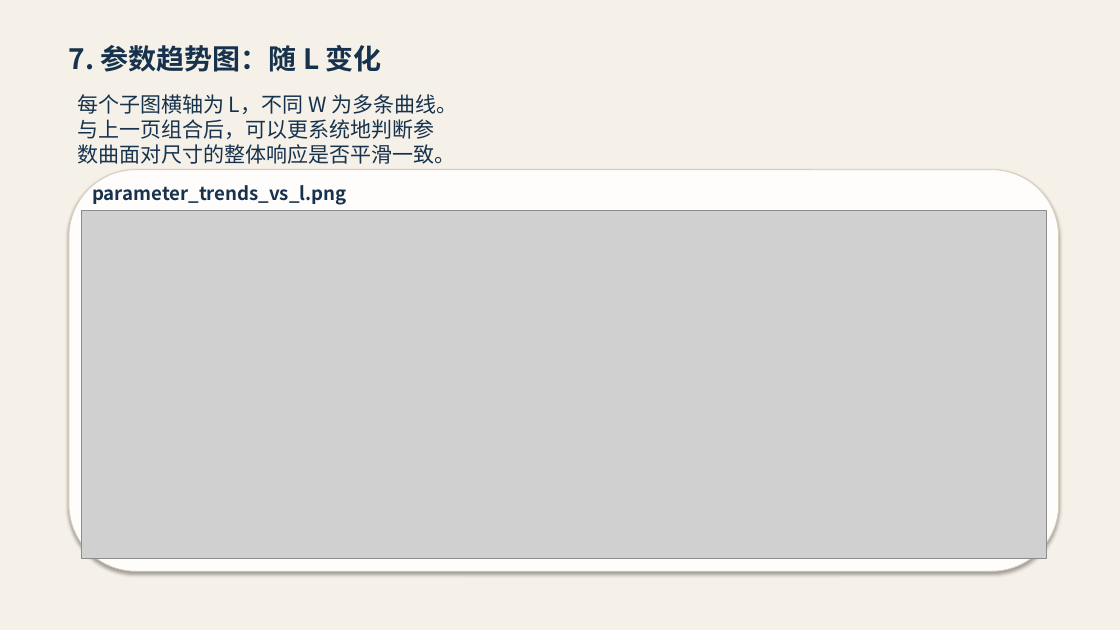
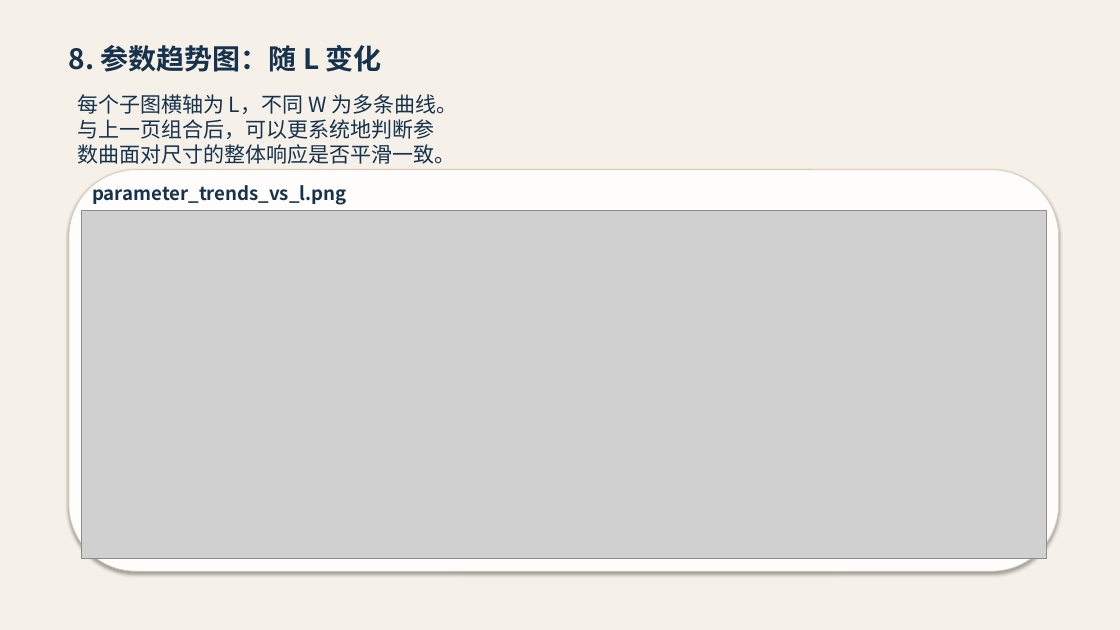
Before and after one commit to Chunhui92/autofitting_spice, a slide deck: slide 9 of artifacts/calibration_output/project_progress_summary_2026-04-22.pptx (slide 8 before the commit). Drawn at 1120x630 pixels with LibreOffice and Linux fonts; fonts in the diff are those of the drawing; grey boxes stand for pictures. Boxes give left, top, right and bottom in pixels: in the first picture for what was removed or moved away, otherwise in the second. Text is boxed around its words. In the diff, an @@ line names an element or a change of style, - is before the commit and + after.

```diff
--- a/artifacts/calibration_output/project_progress_summary_2026-04-22.pptx
+++ b/artifacts/calibration_output/project_progress_summary_2026-04-22.pptx
@@ text at (69,45,382,72): text changed @@
-7. 参数趋势图：随 L 变化
+8. 参数趋势图：随 L 变化
```
Also in this commit, not shown: 6 other slides changed, 1 slide added, 1 other file.
